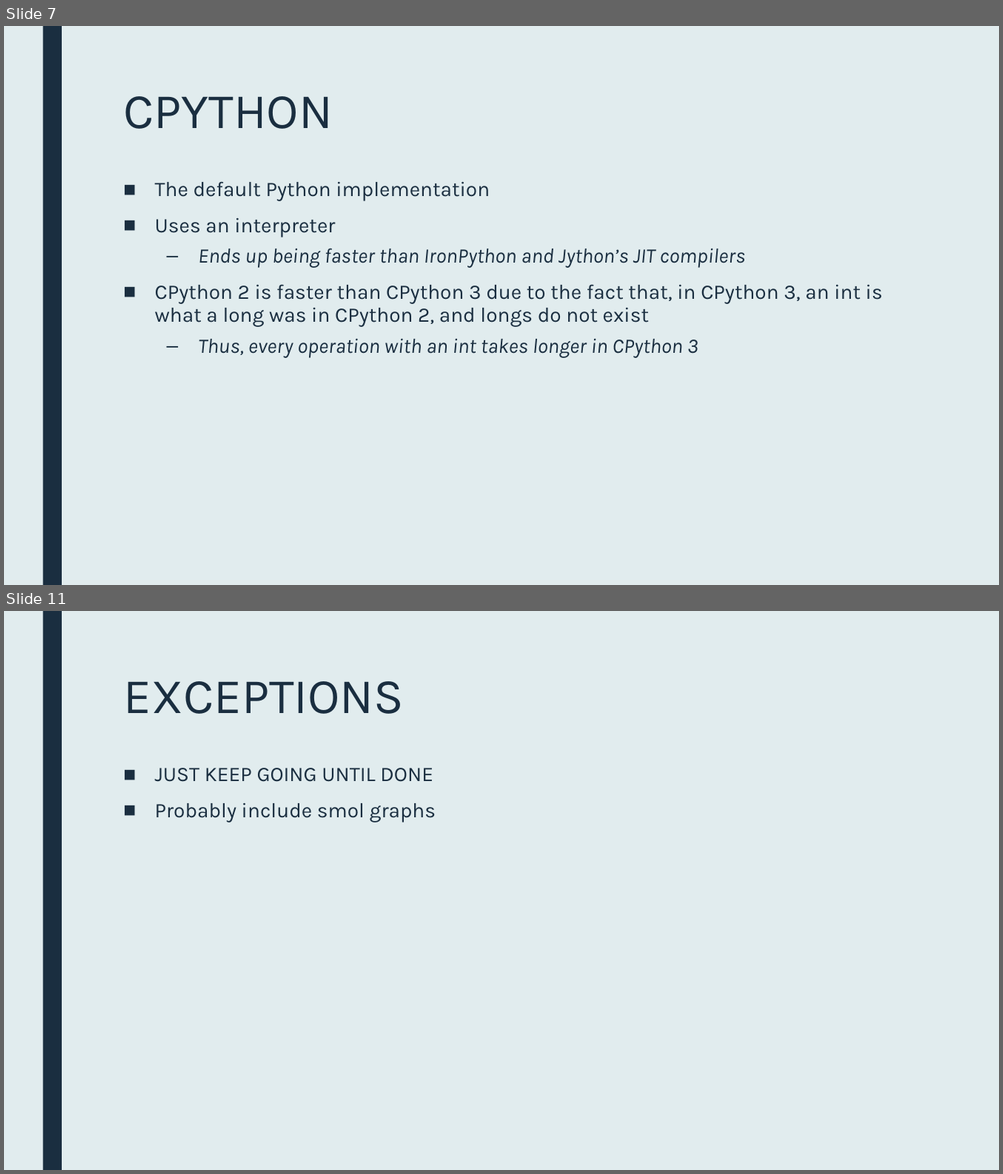
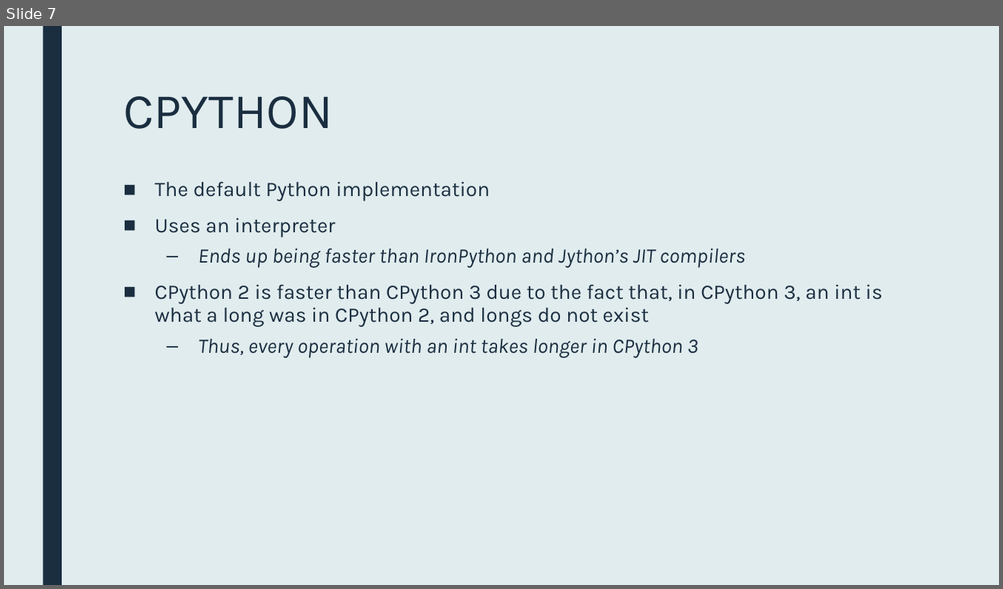
Before and after one commit to gehrigweber/python-comparison, a slide deck: Presentation.pptx. Shown one above the other, each under a label of ours: slides 7 and 11 before the commit, slide 7 after it; the slides between them are not shown. The pictures are 1003x1174 and 1003x589 pixels, drawn with LibreOffice and Linux fonts; fonts in the diff are those of the drawing. Boxes give left, top, right and bottom in pixels: in the first picture for what was removed or moved away, otherwise in the second. Text is boxed around its words. In the diff, an @@ line names an element or a change of style, - is before the commit and + after.

```diff
--- a/Presentation.pptx
+++ b/Presentation.pptx
@@ slide 11 removed at (x1=4, y1=611, x2=999, y2=1170), background #E1ECEE; not listed: 1 template element that a slide beside it also shows @@
@@ title removed at (x1=123, y1=681, x2=404, y2=714) @@
-EXCEPTIONS
@@ text removed at (x1=155, y1=768, x2=435, y2=823) @@
-■ JUST KEEP GOING UNTIL DONE
-■ Probably include smol graphs
```
Also in this commit, not shown: 2 slides changed, 8 slides added, 3 other slides removed, 1 other file.
